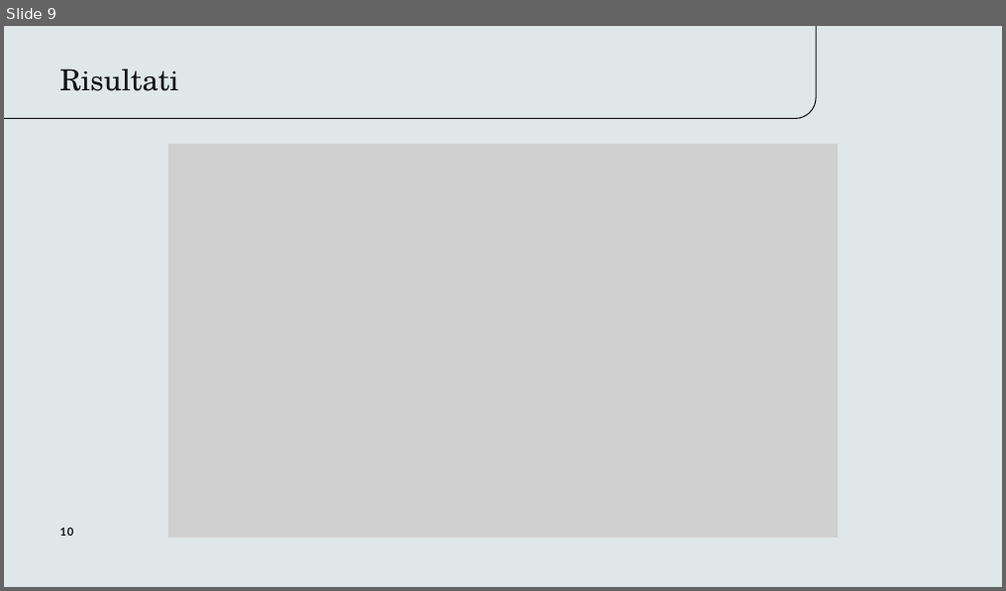
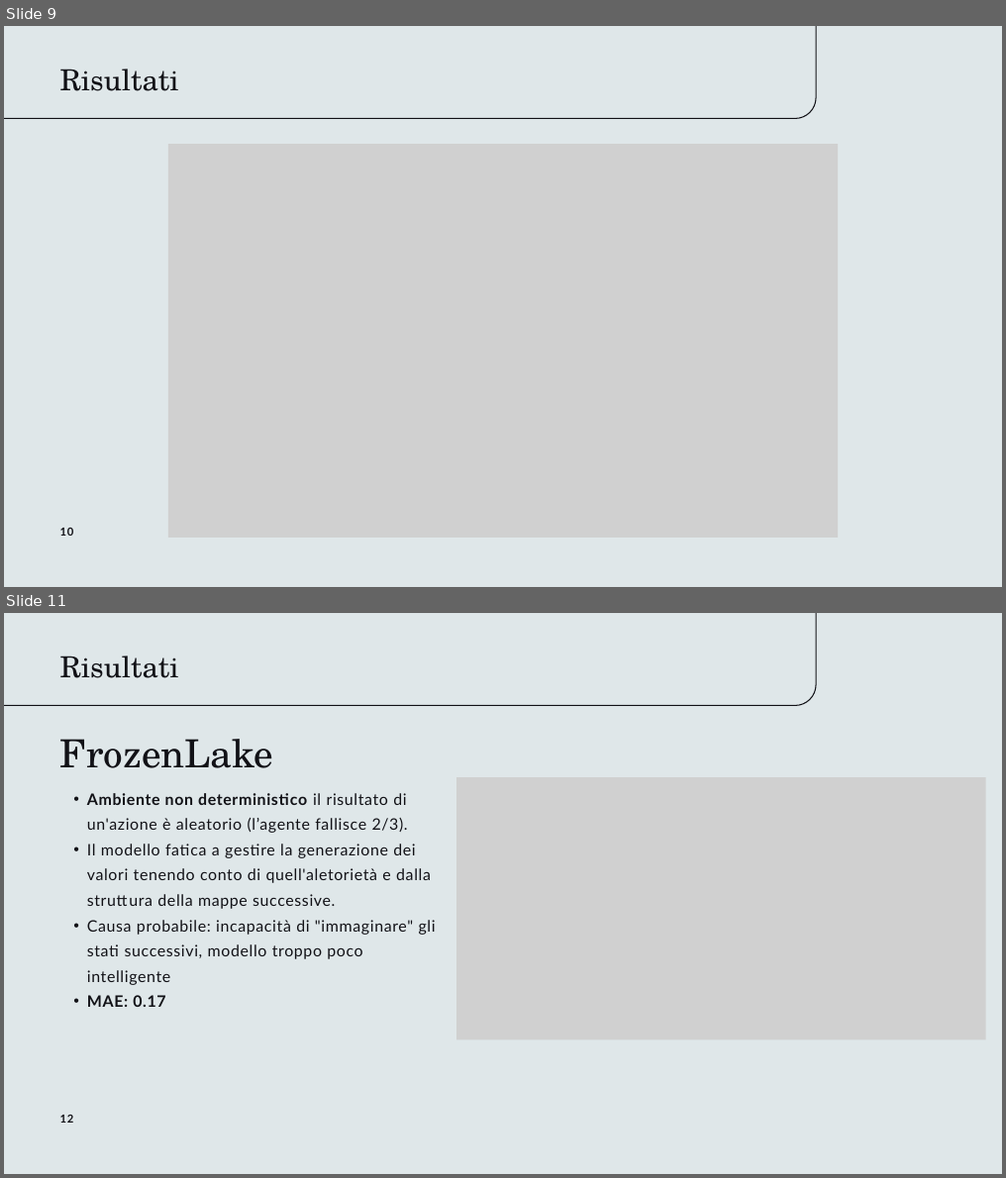
Before and after one commit to ttetrao/llm-guided-rl, a slide deck: thesis/presentazione.pptx. Shown one above the other, each under a label of ours: slide 9 before the commit, slides 9 and 11 after it; the slides between them are not shown. The pictures are 1006x591 and 1006x1178 pixels, drawn with LibreOffice and Linux fonts; fonts in the diff are those of the drawing; grey boxes stand for pictures. Boxes give left, top, right and bottom in pixels: in the first picture for what was removed or moved away, otherwise in the second. Text is boxed around its words. In the diff, an @@ line names an element or a change of style, - is before the commit and + after.

```diff
--- a/thesis/presentazione.pptx
+++ b/thesis/presentazione.pptx
@@ slide 11 added at (x1=4, y1=613, x2=1002, y2=1174), background #DFE7E9 @@
@@ freeform shape added at (x1=4, y1=613, x2=816, y2=705), outline #121217 1.5 pt @@
@@ text added at (x1=60, y1=656, x2=179, y2=678), 42 pt, text #121217 @@
+Risultati
@@ text added at (x1=60, y1=739, x2=274, y2=768), 56 pt, text #121217 @@
+FrozenLake
@@ picture added at (x1=456, y1=777, x2=986, y2=1040) @@
@@ text added at (x1=87, y1=793, x2=436, y2=1007), 22.8 pt, text #121217 @@
+  • Ambiente non deterministico il risultato di un'azione è aleatorio (l’agente fallisce 2/3).
+  • Il modello fatica a gestire la generazione dei valori tenendo conto di quell'aletorietà e dalla struttura della mappe successive.
+  • Causa probabile: incapacità di "immaginare" gli stati successivi, modello troppo poco intelligente
+  • MAE: 0.17
@@ text added at (x1=60, y1=1115, x2=74, y2=1123), 16 pt, text #121217, bold @@
+12
```
Also in this commit, not shown: 7 slides changed, 3 other slides added, 1 slide removed, 35 other files.
